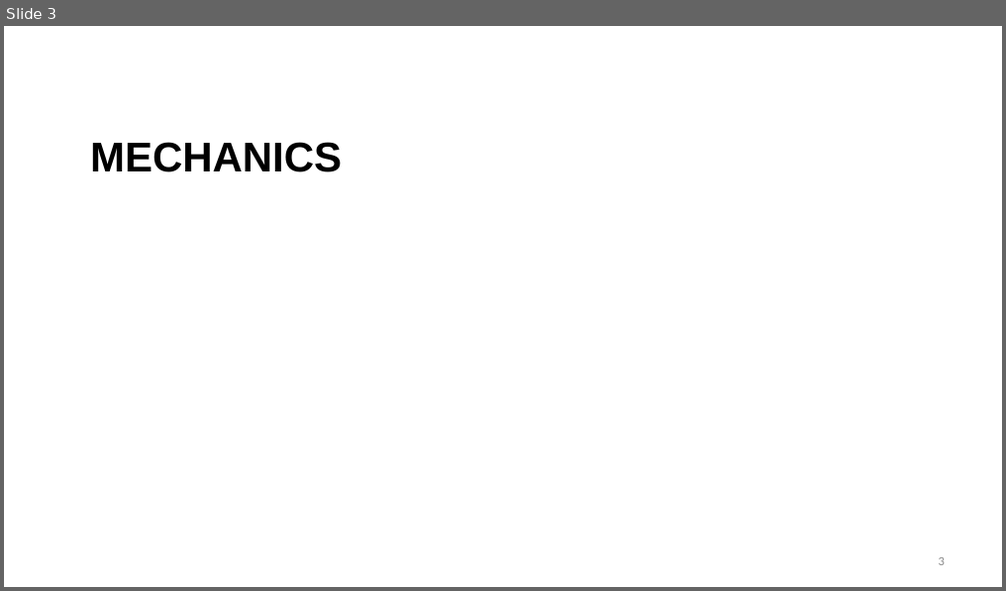
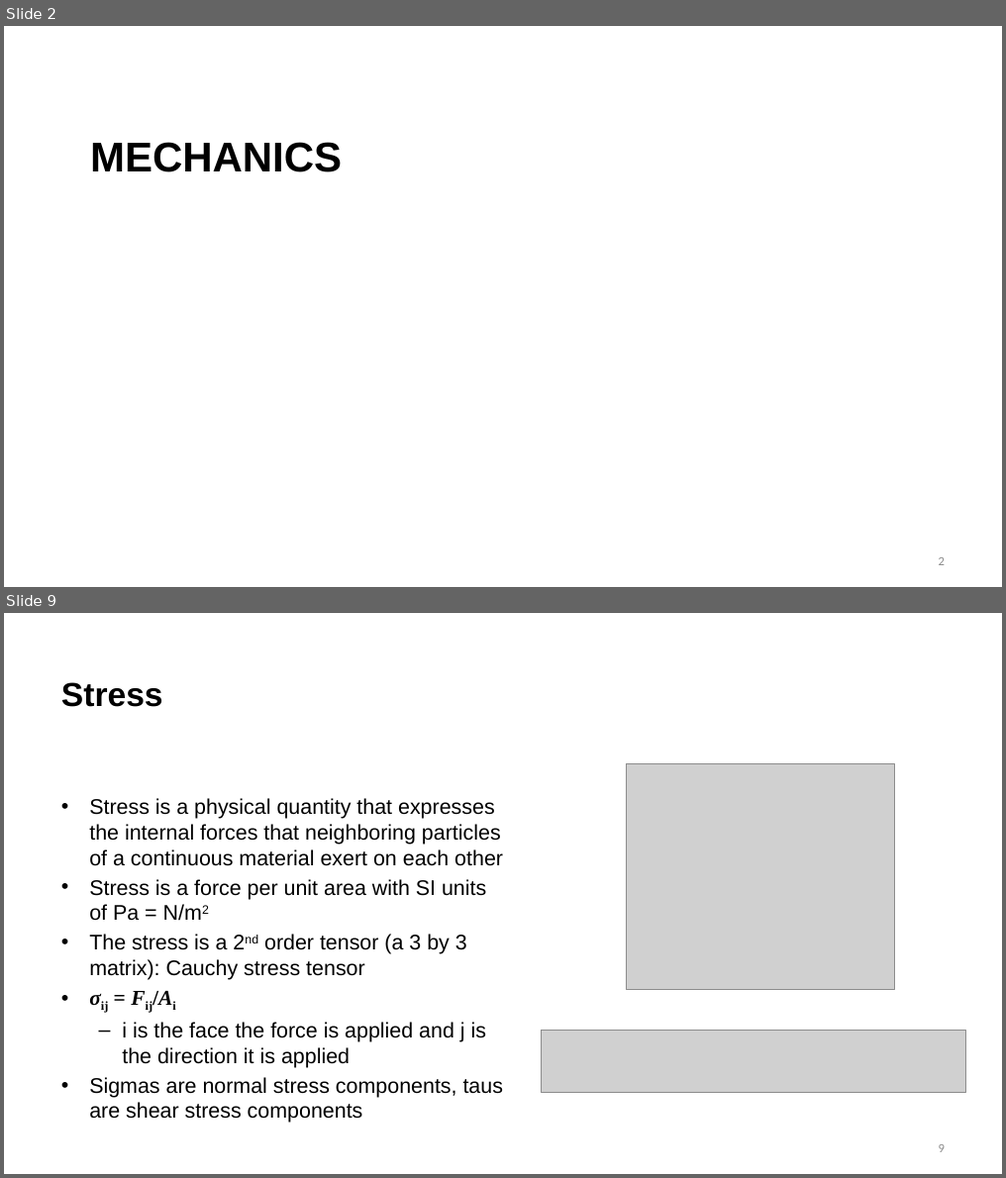
Before and after one commit to benbeeler/TEACHING, a slide deck: Nuclear_Fuel_Performance/NE533_Spring2026/Module2/Lec6_mechanics.pptx. Shown one above the other, each under a label of ours: slide 3 before the commit, slides 2 and 9 after it; the slides between them are not shown. The pictures are 1006x591 and 1006x1178 pixels, drawn with LibreOffice and Linux fonts; fonts in the diff are those of the drawing; grey boxes stand for pictures; background and template pictures are left out. Boxes give left, top, right and bottom in pixels: in the first picture for what was removed or moved away, otherwise in the second. Text is boxed around its words. In the diff, an @@ line names an element or a change of style, - is before the commit and + after.

```diff
--- a/Nuclear_Fuel_Performance/NE533_Spring2026/Module2/Lec6_mechanics.pptx
+++ b/Nuclear_Fuel_Performance/NE533_Spring2026/Module2/Lec6_mechanics.pptx
@@ slide 9 added at box(4, 613, 1002, 1174), background #FFFFFF @@
@@ title added at box(61, 682, 163, 707), 32 pt, text #000000, bold @@
+Stress
@@ picture added at box(626, 763, 895, 989) @@
@@ text added at box(89, 798, 503, 1123), 20.4 pt, text #000000 @@
+• Stress is a physical quantity that expresses the internal forces that neighboring particles of a continuous material exert on each other
+• Stress is a force per unit area with SI units of Pa = N/m2
+• The stress is a 2nd order tensor (a 3 by 3 matrix): Cauchy stress tensor
+• σij = Fij/Ai
+  – i is the face the force is applied and j is the direction it is applied
+• Sigmas are normal stress components, taus are shear stress components
@@ picture added at box(541, 1031, 966, 1093) @@
@@ page number added at box(939, 1145, 944, 1153), 12 pt, text #8C8C8C @@
+9
@@ what was slide 3 is now slide 2 @@
```
Also in this commit, not shown: 1 slide changed, 7 other slides added, 38 slides removed, 42 other files.
